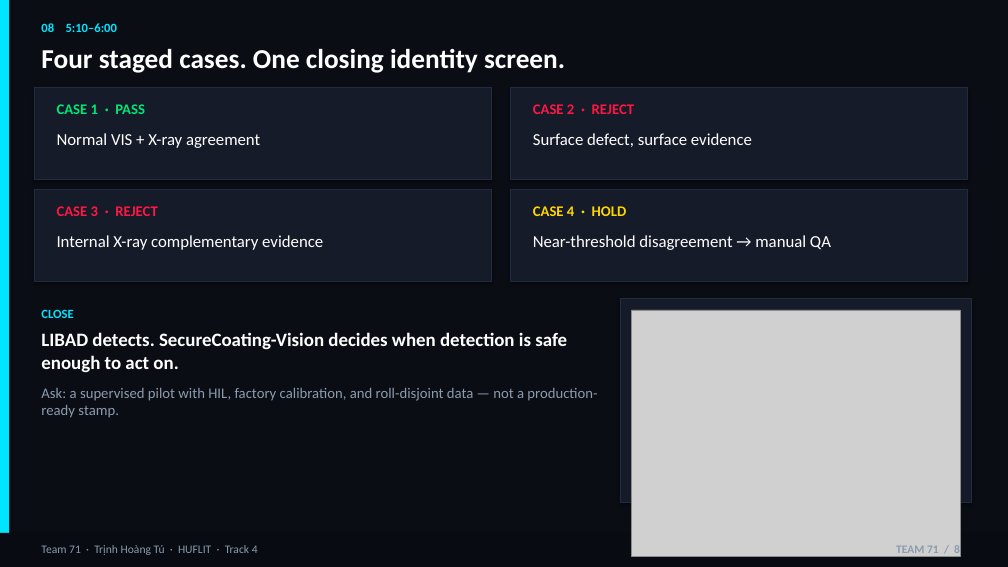
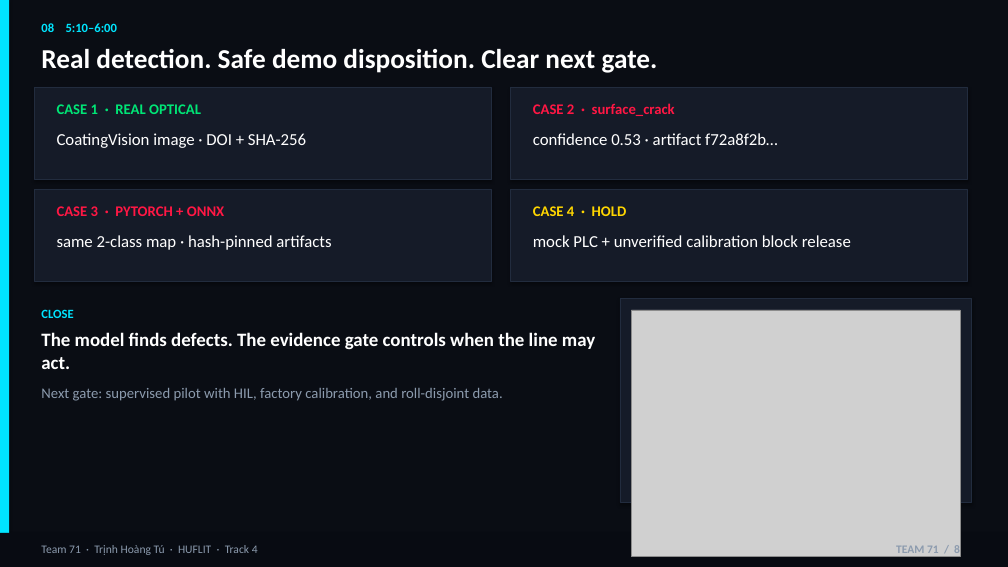
Before and after one commit to thtcsec/securecoating-vision, a slide deck: slide 8 of SecureCoating-Vision_Final_Defense_6min.pptx. Drawn at 1008x567 pixels with LibreOffice and Linux fonts; fonts in the diff are those of the drawing; grey boxes stand for pictures. Boxes give left, top, right and bottom in pixels: in the first picture for what was removed or moved away, otherwise in the second. Text is boxed around its words. In the diff, an @@ line names an element or a change of style, - is before the commit and + after.

```diff
--- a/SecureCoating-Vision_Final_Defense_6min.pptx
+++ b/SecureCoating-Vision_Final_Defense_6min.pptx
@@ text at (41,49,658,73): text changed @@
-Four staged cases. One closing identity screen.
+Real detection. Safe demo disposition. Clear next gate.
@@ text at (57,104,201,114): text changed @@
-CASE 1 · PASS
+CASE 1 · REAL OPTICAL
@@ text at (533,103,675,116): text changed @@
-CASE 2 · REJECT
+CASE 2 · surface_crack
@@ text at (57,133,306,148): text changed @@
-Normal VIS + X-ray agreement
+CoatingVision image · DOI + SHA-256
@@ text at (533,133,778,145): text changed @@
-Surface defect, surface evidence
+confidence 0.53 · artifact f72a8f2b…
@@ text at (57,206,224,216): text changed @@
-CASE 3 · REJECT
+CASE 3 · PYTORCH + ONNX
@@ text at (57,235,331,250): text changed @@
-Internal X-ray complementary evidence
+same 2-class map · hash-pinned artifacts
@@ text at (533,235,851,247): text changed @@
-Near-threshold disagreement → manual QA
+mock PLC + unverified calibration block release
@@ text at (41,332,595,401): text changed @@
-LIBAD detects. SecureCoating-Vision decides when detection is safe enough to act on.
-Ask: a supervised pilot with HIL, factory calibration, and roll-disjoint data — not a production-ready stamp.
+The model finds defects. The evidence gate controls when the line may act.
+Next gate: supervised pilot with HIL, factory calibration, and roll-disjoint data.
```
Also in this commit, not shown: 5 other slides changed, 10 other files.
